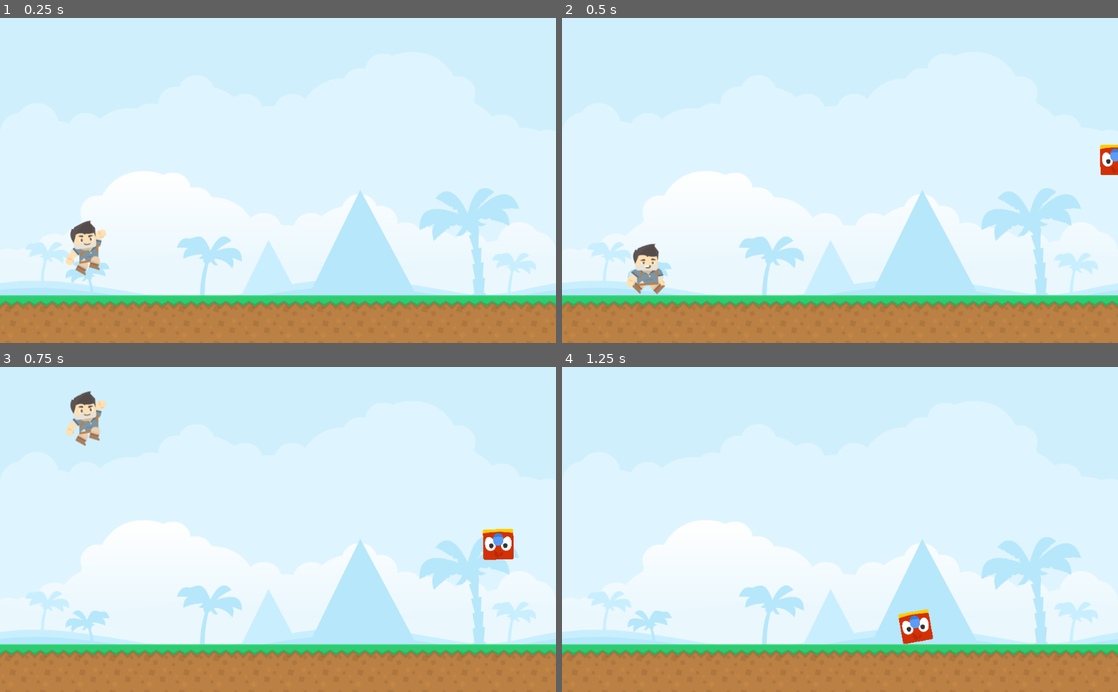
Above: before the commit, frames 1-4 (two rows, left to right).
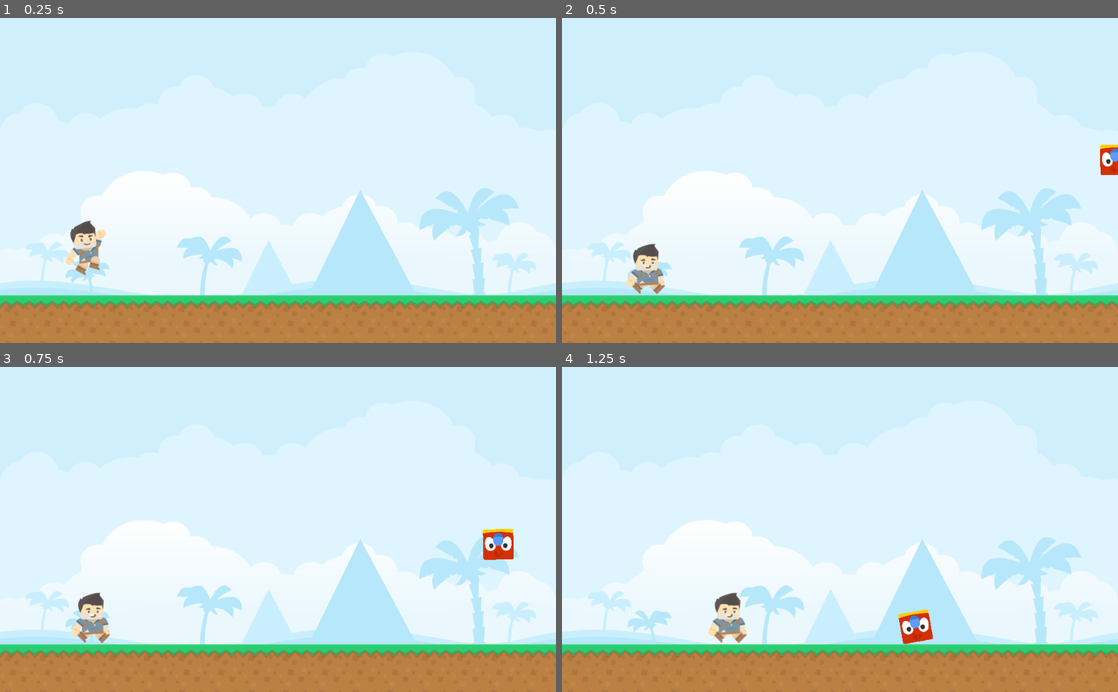
Above: after the commit, the same moments.

Repository: ttu/godot-dino-run
Game: Godot game, scene res://World.tscn
Two runs of this game, one before a commit and one after it. Both use one fixed random seed, a clock stepped at 60 frames per second and the inputs below.
Inputs:
- Up to frame 1 (0.25 s): no input
- Up to frame 2 (0.5 s): no input
- Up to frame 3 (0.75 s): hold Right from 0.53 s (still down); hold Space from 0.53 s (still down)
- Up to frame 4 (1.25 s): keep holding Right; keep holding Space

Frames 1-2 are identical in both runs. In frame 3, 1.4% of the frame differs, in the area x 11-20%, y 7-86%; in frame 4, 0.7%.

Commit message:
Add move left & right to player

Diff:
--- a/Player.gd
+++ b/Player.gd
@@ -4,15 +4,17 @@
 
 const UP = Vector2.UP
 const GRAVITY = 2000
-const JUMPFORCE = -1000
+const JUMPFORCE = -800
 
 var velocity = Vector2.ZERO
 
 func _physics_process(delta):
 	if Input.is_action_just_pressed("ui_up") and is_on_floor():
-		velocity.y = JUMPFORCE
-	if Input.is_key_pressed(KEY_SPACE) and is_on_floor():
 		velocity.y = JUMPFORCE * 2
+	if Input.is_key_pressed(KEY_RIGHT) and is_on_floor():
+		velocity.x = velocity.x + 10
+	if Input.is_key_pressed(KEY_LEFT) and is_on_floor():
+		velocity.x = velocity.x - 10
 	else:
 		velocity.y += GRAVITY * delta
 
